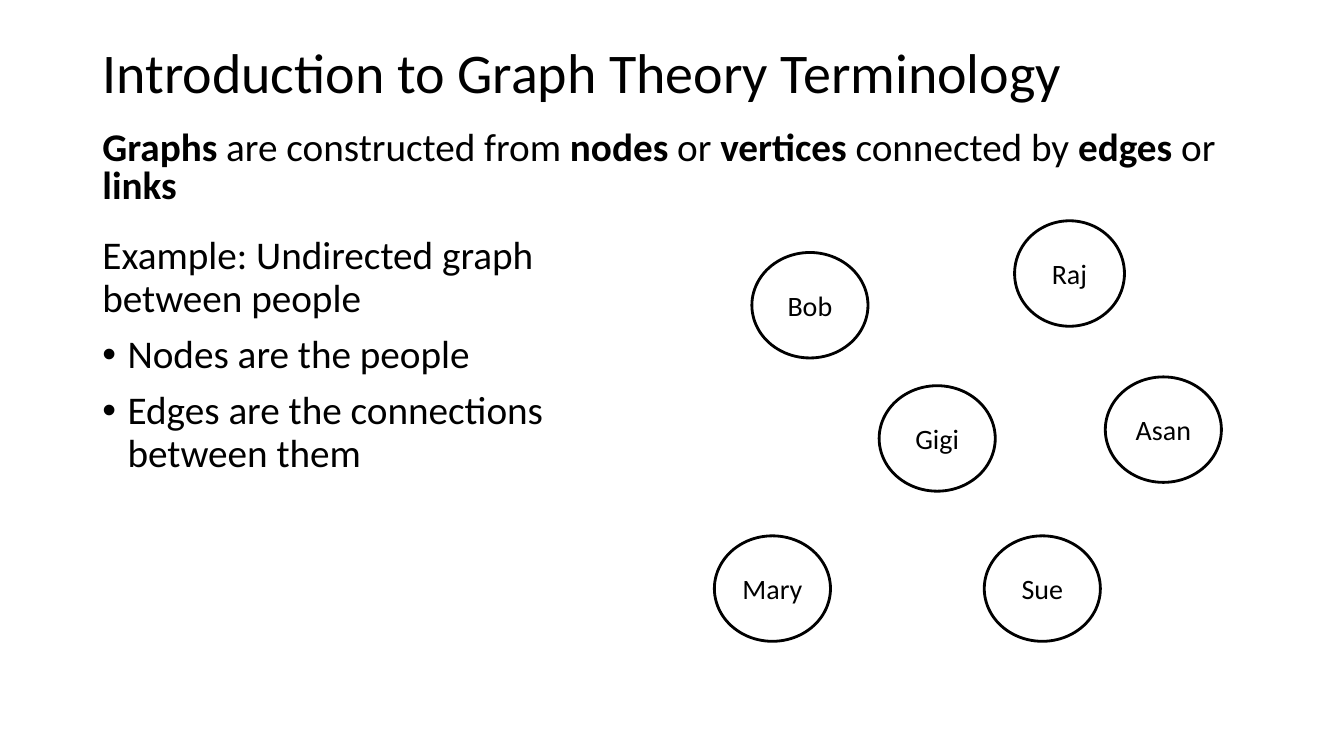
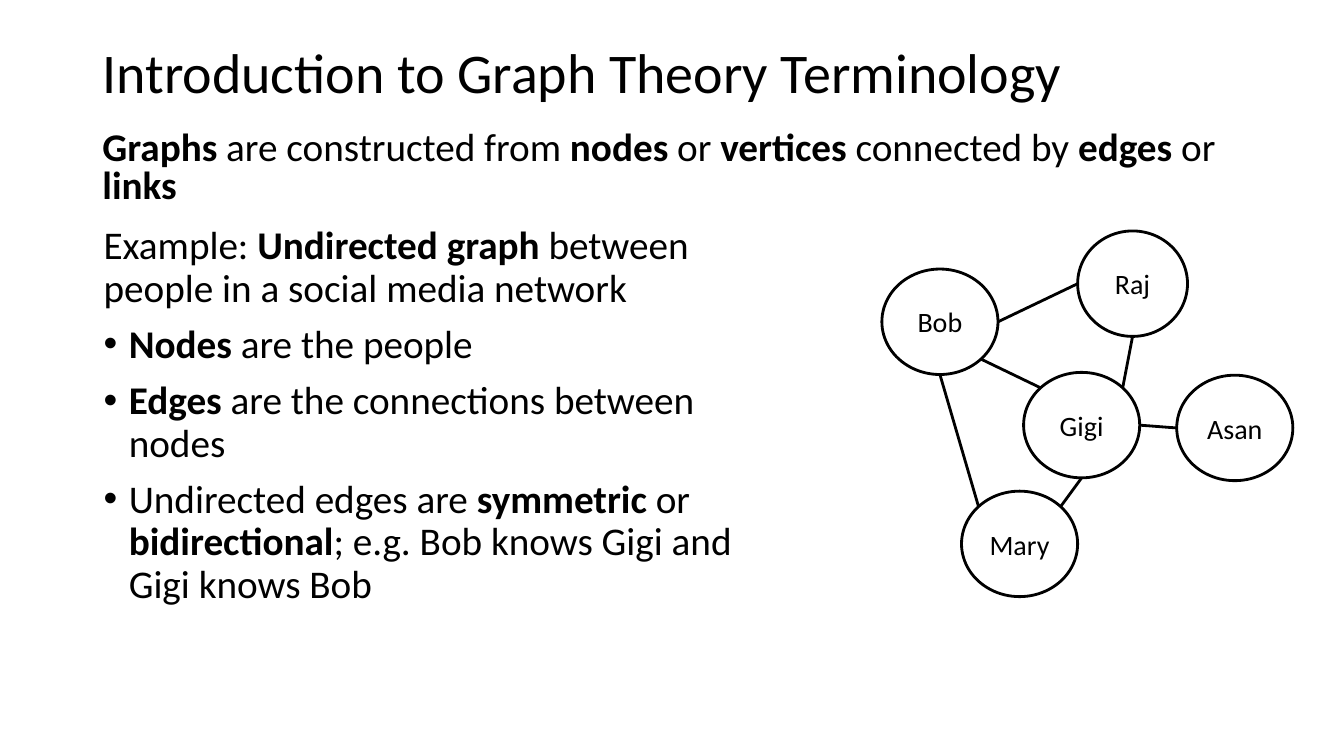
Before and after one commit to StephenElston/CSCI-E-108, a slide deck: slide 8 of slides/5_WebSearching.pptx. Drawn at 1344x756 pixels with LibreOffice and Linux fonts; fonts in the diff are those of the drawing. Boxes give left, top, right and bottom in pixels: in the first picture for what was removed or moved away, otherwise in the second. Text is boxed around its words. In the diff, an @@ line names an element or a change of style, - is before the commit and + after.

```diff
--- a/slides/5_WebSearching.pptx
+++ b/slides/5_WebSearching.pptx
@@ text "Example: Undirected graph between people ..." moved from (x1=102, y1=241, x2=543, y2=468) to (x1=104, y1=231, x2=732, y2=605) @@
@@ text at (x1=104, y1=231, x2=689, y2=309): text changed @@
-Example: Undirected graph between people
+Example: Undirected graph between people in a social media network
@@ ellipse "Raj" moved from (x1=1015, y1=221, x2=1125, y2=327) to (x1=1078, y1=231, x2=1188, y2=337) @@
@@ ellipse "Bob" moved from (x1=752, y1=253, x2=868, y2=359) to (x1=882, y1=269, x2=998, y2=375) @@
@@ line added from (998, 322) to (1078, 283), #000000 2 pt @@
@@ text at (x1=129, y1=330, x2=473, y2=365): bold on in "Nodes" @@
@@ line added from (1041, 388) to (981, 359), #000000 2 pt @@
@@ line added from (1123, 388) to (1133, 337), #000000 2 pt @@
@@ text at (x1=129, y1=386, x2=732, y2=605): text changed @@
-• Edges are the connections between them
+• Edges are the connections between nodes
+• Undirected edges are symmetric or bidirectional; e.g. Bob knows Gigi and Gigi knows Bob
@@ line added from (979, 507) to (941, 375), #000000 2 pt @@
@@ ellipse "Gigi" moved from (x1=879, y1=386, x2=995, y2=492) to (x1=1023, y1=372, x2=1139, y2=478) @@
@@ ellipse "Asan" moved from (x1=1106, y1=377, x2=1222, y2=483) to (x1=1177, y1=375, x2=1293, y2=481) @@
@@ line added from (1140, 425) to (1177, 429), #000000 2 pt @@
@@ line added from (1061, 507) to (1082, 478), #000000 2 pt @@
@@ ellipse "Mary" moved from (x1=715, y1=536, x2=831, y2=642) to (x1=962, y1=491, x2=1078, y2=597) @@
@@ ellipse removed at (x1=984, y1=536, x2=1100, y2=642) @@
-Sue
```
Also in this commit, not shown: 1 other slide changed, 7 slides added, 6 other files.
